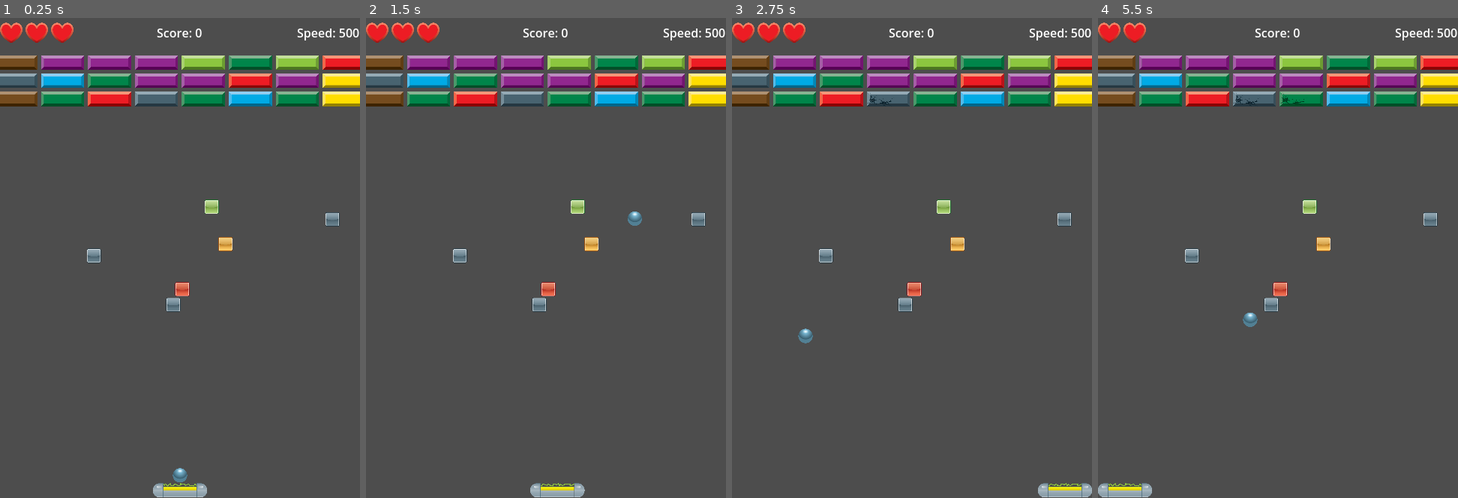
Above: before the commit, frames 1-4 (left to right).
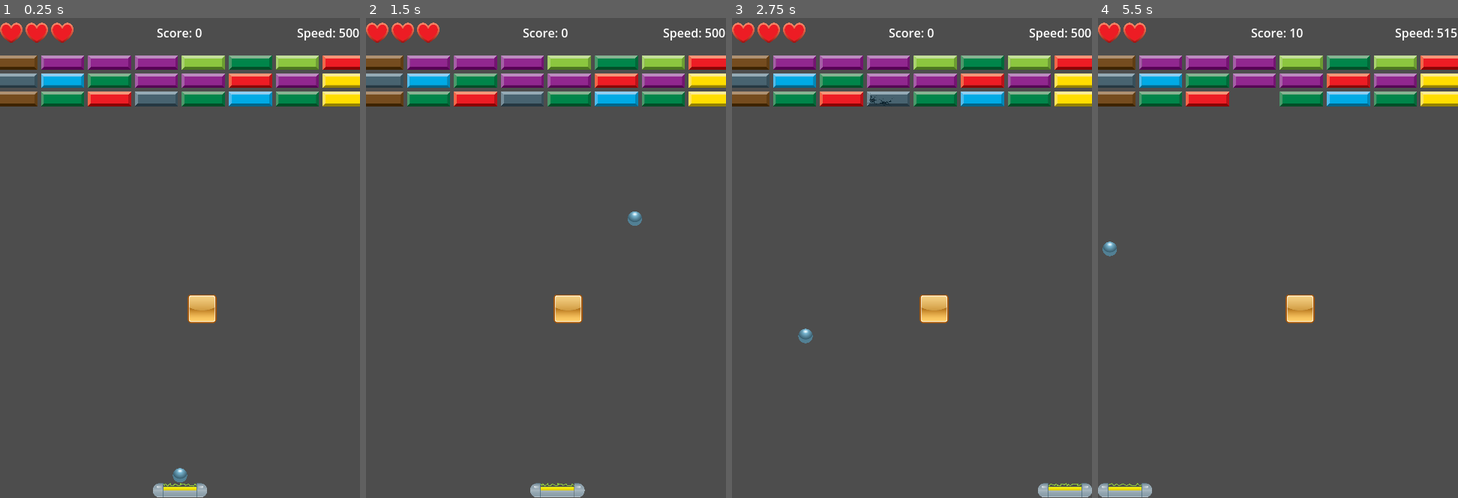
Above: after the commit, the same moments.

Repository: GiovanniCst/breakout
Game: Godot game, scene res://main.tscn
The game is run twice, just before and just after one commit, with the same random seed, the same clock (stepped at 60 frames per second) and the same inputs.
Inputs:
- Up to frame 1 (0.25 s): no input
- Up to frame 2 (1.5 s): tap Enter (launch) at 0.5, 0.6, 1.35 s; hold Right (move_right) 0.53-1.28 s; hold Left (move_left) from 1.28 s (still down)
- Up to frame 3 (2.75 s): release Left (move_left) at 2.03 s; hold Right (move_right) from 2.03 s (still down); tap Enter (launch) at 2.1 s
- Up to frame 4 (5.5 s): tap Enter (launch) every 0.75 s from 2.85 to 5.1 s; release Right (move_right) at 3.53 s; hold Left (move_left) from 3.53 s (still down)

The runs differ from the first frame. In frame 1, 1.2% of the frame differs, in the area x 24-95%, y 37-64%; in frame 2, 1.2%; in frame 3, 1.2%; in frame 4, 2.0%, in the area x 1-100%, y 2-98%.

Commit message:
Fix: Add pass statement to unbreakable_brick.gd and clarify randi_range behavior

Diff:
--- a/paddle.tscn
+++ b/paddle.tscn
@@ -32,7 +32,7 @@
 [node name="Sprite2D" type="AnimatedSprite2D" parent="."]
 scale = Vector2(0.15, 0.15)
 sprite_frames = SubResource("SpriteFrames_dwo56")
-frame_progress = 0.51198
+frame_progress = 0.31424
 
 [node name="CollisionShape2D" type="CollisionShape2D" parent="."]
 position = Vector2(2.50111e-12, 7)
--- a/scripts/main.gd
+++ b/scripts/main.gd
@@ -113,8 +113,16 @@
 
 	var unbreakable_brick_min_y = 200.0 # Starting Y position for unbreakable bricks
 	var unbreakable_brick_max_y = 400.0 # Ending Y position for unbreakable bricks
-	var min_unbreakable_bricks = 3
-	var max_unbreakable_bricks = 7
+	var min_unbreakable_bricks: int
+	var max_unbreakable_bricks: int
+
+	if GameManager.current_level <= 2:
+		min_unbreakable_bricks = 1
+		max_unbreakable_bricks = 2
+	else:
+		min_unbreakable_bricks = 3
+		max_unbreakable_bricks = 7
+
 	var num_unbreakable_bricks = randi_range(min_unbreakable_bricks, max_unbreakable_bricks)
 
 	var unbreakable_brick_packed_scene = load("res://unbreakable_brick.tscn")
@@ -122,16 +130,42 @@
 		print("Error: Could not load unbreakable_brick.tscn!")
 		return
 
+	var occupied_rects = []
+	var max_attempts_per_brick = 100 # Max attempts to find a non-overlapping position
+
 	for i in range(num_unbreakable_bricks):
-		var new_unbreakable_brick = unbreakable_brick_packed_scene.instantiate()
-		bricks_node.add_child(new_unbreakable_brick)
+		var found_position = false
+		var attempts = 0
+		var new_brick_position = Vector2.ZERO
 
-		var random_texture_path = unbreakable_brick_textures[randi() % unbreakable_brick_textures.size()]
-		new_unbreakable_brick.set_brick_texture(random_texture_path)
+		while not found_position and attempts < max_attempts_per_brick:
+			var random_x = randf_range(SCALED_BRICK_WIDTH / 2, get_viewport().size.x - SCALED_BRICK_WIDTH / 2)
+			var random_y = randf_range(unbreakable_brick_min_y + SCALED_BRICK_HEIGHT / 2, unbreakable_brick_max_y - SCALED_BRICK_HEIGHT / 2)
+			new_brick_position = Vector2(random_x, random_y)
 
-		var random_x = randf_range(SCALED_BRICK_WIDTH / 2, get_viewport().size.x - SCALED_BRICK_WIDTH / 2)
-		var random_y = randf_range(unbreakable_brick_min_y + SCALED_BRICK_HEIGHT / 2, unbreakable_brick_max_y - SCALED_BRICK_HEIGHT / 2)
-		new_unbreakable_brick.position = Vector2(random_x, random_y)
+			var new_brick_rect = Rect2(new_brick_position.x - SCALED_BRICK_WIDTH / 2, new_brick_position.y - SCALED_BRICK_HEIGHT / 2, SCALED_BRICK_WIDTH, SCALED_BRICK_HEIGHT)
+
+			var overlap = false
+			for existing_rect in occupied_rects:
+				if new_brick_rect.intersects(existing_rect):
+					overlap = true
+					break
+
+			if not overlap:
+				found_position = true
+				occupied_rects.append(new_brick_rect)
+
+			attempts += 1
+
+		if found_position:
+			var new_unbreakable_brick = unbreakable_brick_packed_scene.instantiate()
+			bricks_node.add_child(new_unbreakable_brick)
+
+			var random_texture_path = unbreakable_brick_textures[randi() % unbreakable_brick_textures.size()]
+			new_unbreakable_brick.set_brick_texture(random_texture_path)
+			new_unbreakable_brick.position = new_brick_position
+		else:
+			print("Warning: Could not find a non-overlapping position for an unbreakable brick after ", max_attempts_per_brick, " attempts.")
 
 func _input(_event):
 	if Input.is_action_just_pressed("launch"): # Use global Input check
--- a/scripts/unbreakable_brick.gd
+++ b/scripts/unbreakable_brick.gd
@@ -6,7 +6,7 @@
 	if not is_instance_valid(sprite):
 		print("Error: Sprite2D node not found in UnbreakableBrick scene!")
 	else:
-		sprite.scale = Vector2(0.15, 0.15)
+		pass
 
 func set_brick_texture(texture_path: String):
 	if is_instance_valid(sprite):
--- a/unbreakable_brick.tscn
+++ b/unbreakable_brick.tscn
@@ -4,12 +4,13 @@
 [ext_resource type="Texture2D" uid="uid://2fuf84eyrlwj" path="res://assets/PNG/22-Breakout-Tiles.png" id="2_yai7y"]
 
 [sub_resource type="CircleShape2D" id="CircleShape2D_yai7y"]
+radius = 18.1108
 
 [node name="UnbreakableBrick" type="StaticBody2D"]
 script = ExtResource("1_yai7y")
 
 [node name="Sprite2D" type="Sprite2D" parent="."]
-scale = Vector2(0.15, 0.15)
+scale = Vector2(0.3, 0.3)
 texture = ExtResource("2_yai7y")
 
 [node name="CollisionShape2D" type="CollisionShape2D" parent="."]
